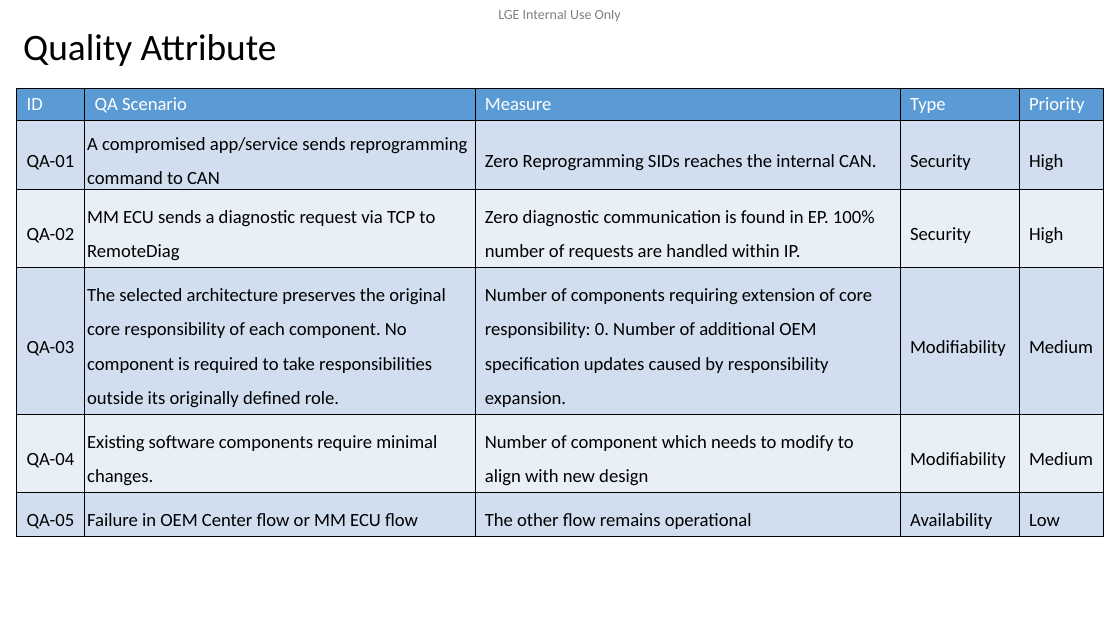
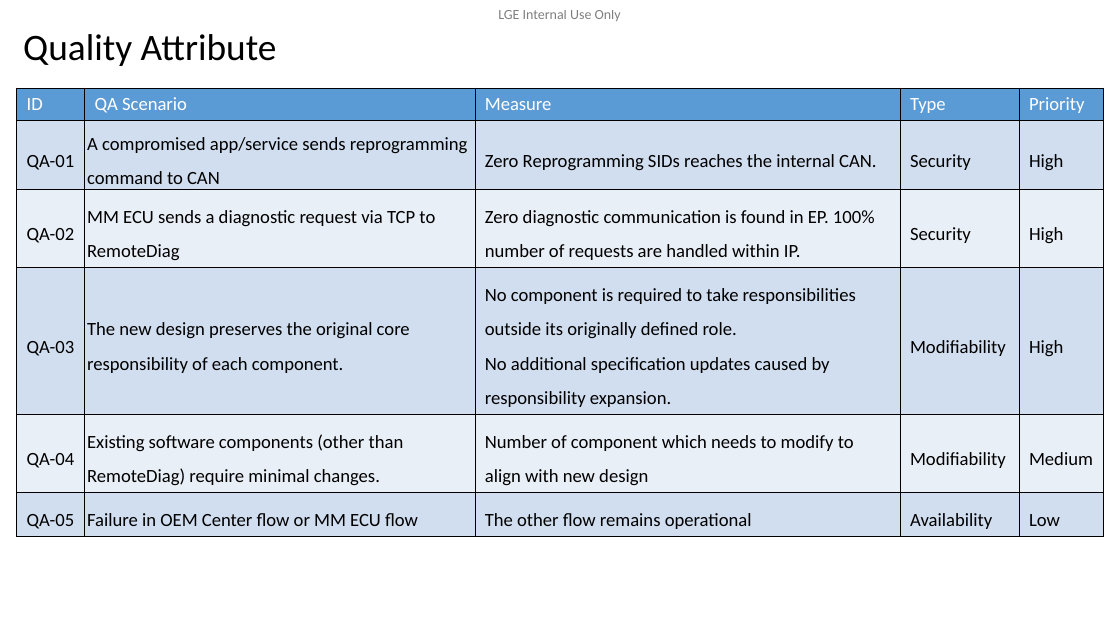
Before and after one commit to btqt/fe, a slide deck: slide 7 of design/FE_phi.vu_Design of Secure Remote Diag on Container Separation Architecture_3rd.pptx. Drawn at 1120x630 pixels with LibreOffice and Linux fonts; fonts in the diff are those of the drawing; background and template pictures are left out. Boxes give left, top, right and bottom in pixels: in the first picture for what was removed or moved away, otherwise in the second. Text is boxed around its words. In the diff, an @@ line names an element or a change of style, - is before the commit and + after.

```diff
--- a/design/FE_phi.vu_Design of Secure Remote Diag on Container Separation Architecture_3rd.pptx
+++ b/design/FE_phi.vu_Design of Secure Remote Diag on Container Separation Architecture_3rd.pptx
@@ table at (17, 88, 1104, 533) @@
-row 4: QA-03 | The selected architecture preserves the original core responsibility of each component. No component is required to take responsibilities outside its originally defined role. | Number of components requiring extension of core responsibility: 0. Number of additional OEM specification updates caused by responsibility expansion. | Modifiability | Medium
+row 4: QA-03 | The new design preserves the original core responsibility of each component. | No component is required to take responsibilities outside its originally defined role. / No additional specification updates caused by responsibility expansion. | Modifiability | High
-row 5, column 2: Existing software components require minimal changes.
+row 5, column 2: Existing software components (other than RemoteDiag) require minimal changes.
```
Also in this commit, not shown: 6 other slides changed, 2 slides added, 1 slide removed, 1 other file.
